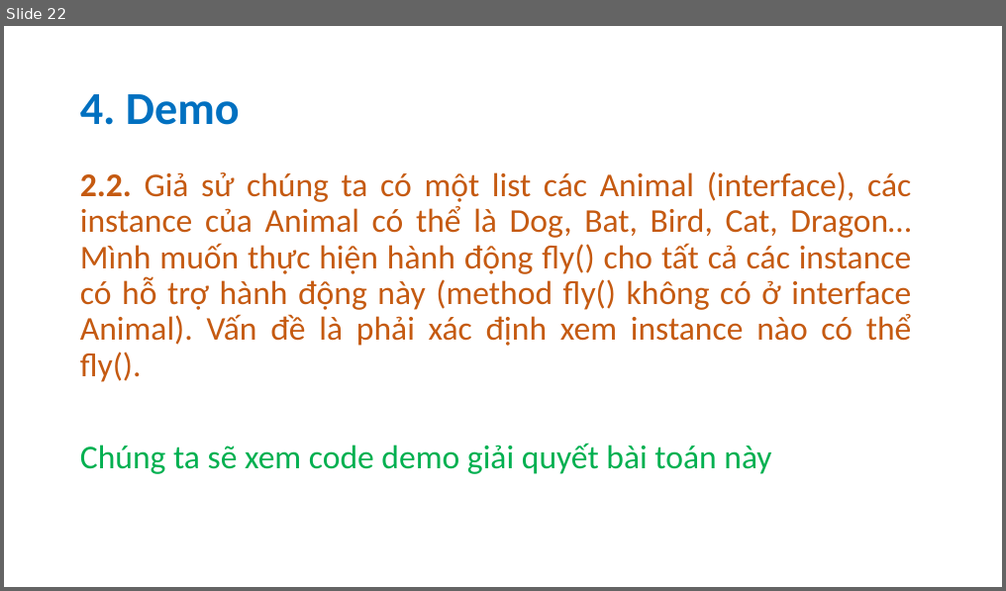
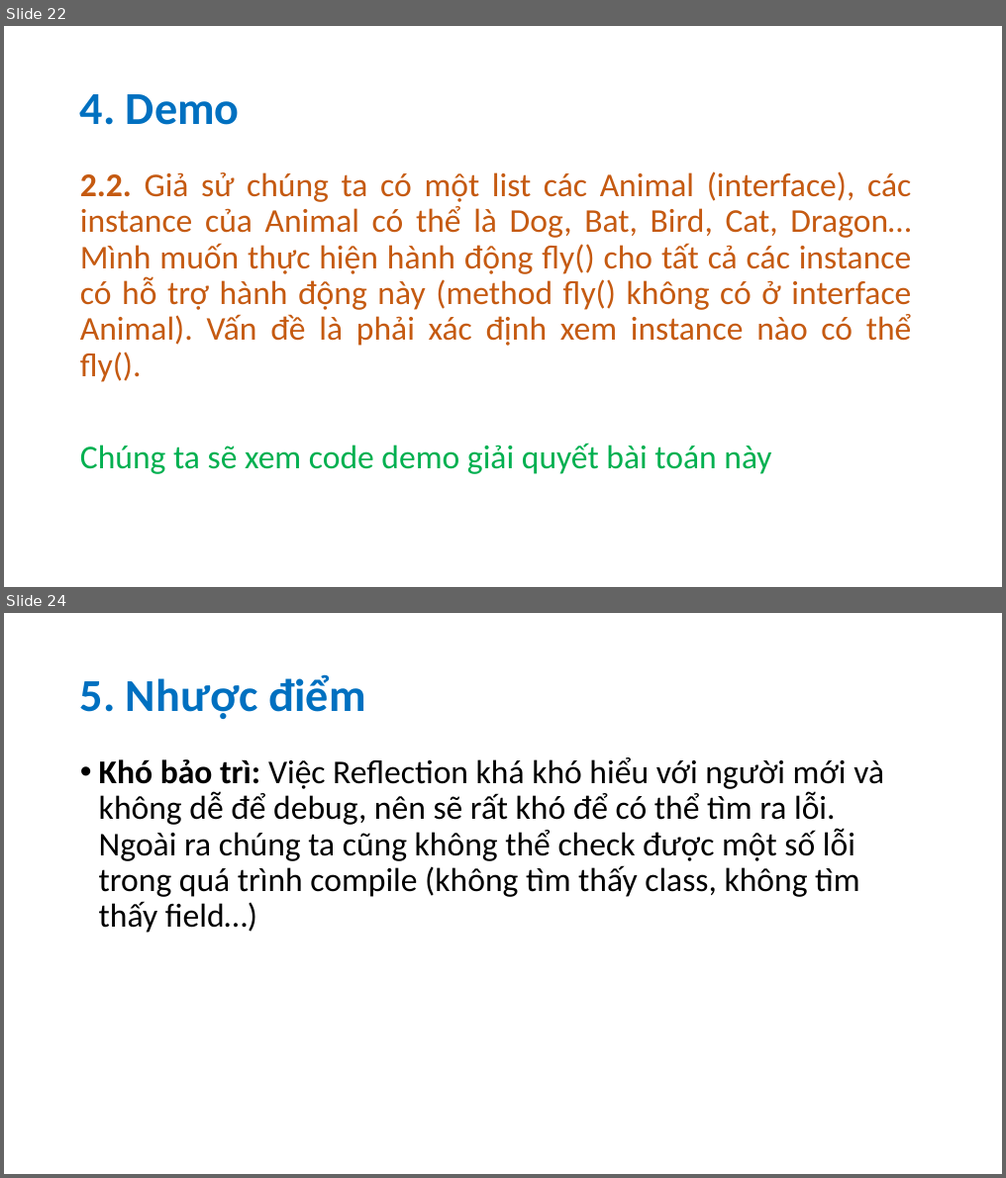
Before and after one commit to quanguefa23/Seminar-Java-Reflection, a slide deck: slide.pptx. Shown one above the other, each under a label of ours: slide 22 before the commit, slides 22 and 24 after it; the slides between them are not shown. The pictures are 1006x591 and 1006x1178 pixels, drawn with LibreOffice and Linux fonts; fonts in the diff are those of the drawing. Boxes give left, top, right and bottom in pixels: in the first picture for what was removed or moved away, otherwise in the second. Text is boxed around its words. In the diff, an @@ line names an element or a change of style, - is before the commit and + after.

```diff
--- a/slide.pptx
+++ b/slide.pptx
@@ slide 24 added at (4, 613, 1002, 1174), background #FFFFFF @@
@@ title added at (80, 674, 365, 720), 44 pt, text #0070C0, bold @@
+5. Nhược điểm
@@ text added at (99, 758, 884, 933), 32 pt, text #000000 @@
+• Khó bảo trì: Việc Reflection khá khó hiểu với người mới và không dễ để debug, nên sẽ rất khó để có thể tìm ra lỗi. Ngoài ra chúng ta cũng không thể check được một số lỗi trong quá trình compile (không tìm thấy class, không tìm thấy field…)
```
Also in this commit, not shown: 11 slides changed, 2 other slides added, 1 other file.
